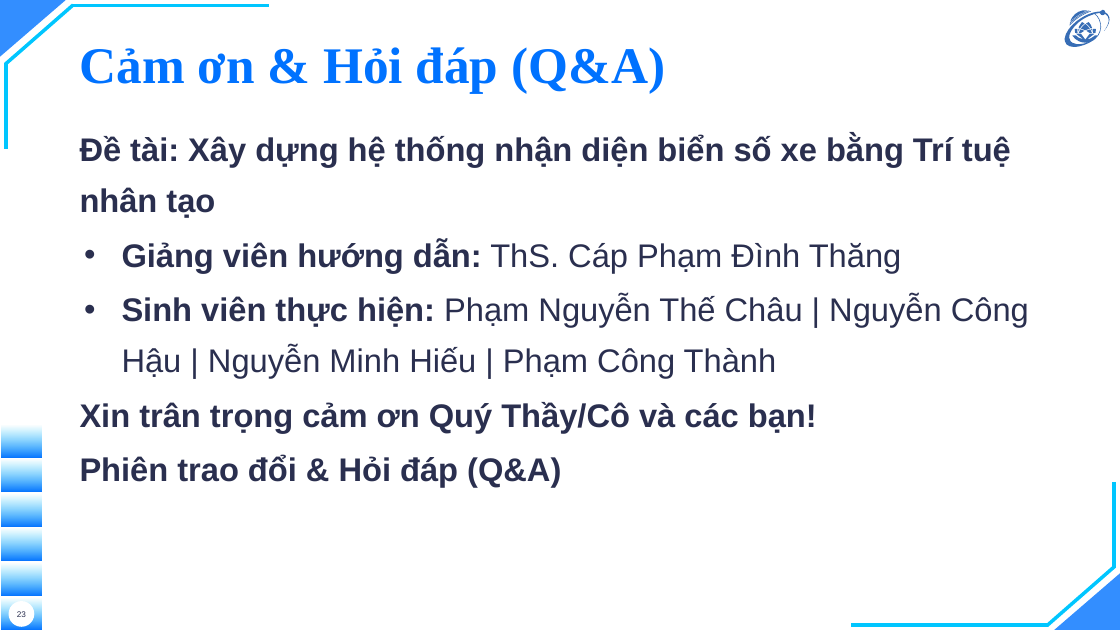
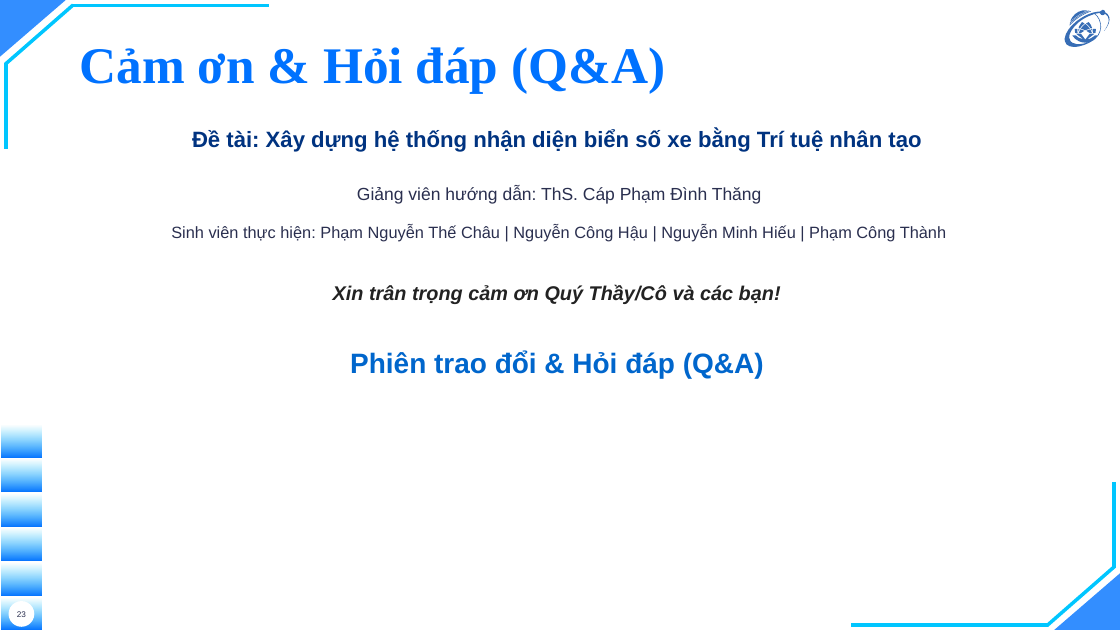
Before and after one commit to hieunguyen2604/alpr-do-an-mon-hoc, a slide deck: slide 23 of nop/02-slide-mon-hoc.pptx. Drawn at 1120x630 pixels with LibreOffice and Linux fonts; fonts in the diff are those of the drawing; background and template pictures are left out. Boxes give left, top, right and bottom in pixels: in the first picture for what was removed or moved away, otherwise in the second. Text is boxed around its words. In the diff, an @@ line names an element or a change of style, - is before the commit and + after.

```diff
--- a/nop/02-slide-mon-hoc.pptx
+++ b/nop/02-slide-mon-hoc.pptx
@@ text "Đề tài: Xây dựng hệ ..." at (x1=171, y1=130, x2=946, y2=378): size 28 to 19 pt, text colour #2A2F4F to #003380 in "Đề tài: Xây dựng hệ thống nhận ..."; size 28 to 15 pt in "Giảng viên hướng dẫn: ThS. Cáp Phạm ..."; bold off in "Giảng viên hướng dẫn:", "Sinh viên thực hiện:"; size 28 to 14 pt in "Sinh viên thực hiện: Phạm Nguyễn Thế ..."; size 28 to 17 pt, text colour #2A2F4F to #222222, italic on in "Xin trân trọng cảm ơn Quý Thầy/Cô ..."; size 28 to 24 pt, text colour #2A2F4F to #0066CC in "Phiên trao đổi & Hỏi đáp (Q&A)"; alignment left to centre; more space between paragraphs; bullet • to none @@
```
Also in this commit, not shown: 7 other slides changed, 3 other files.
